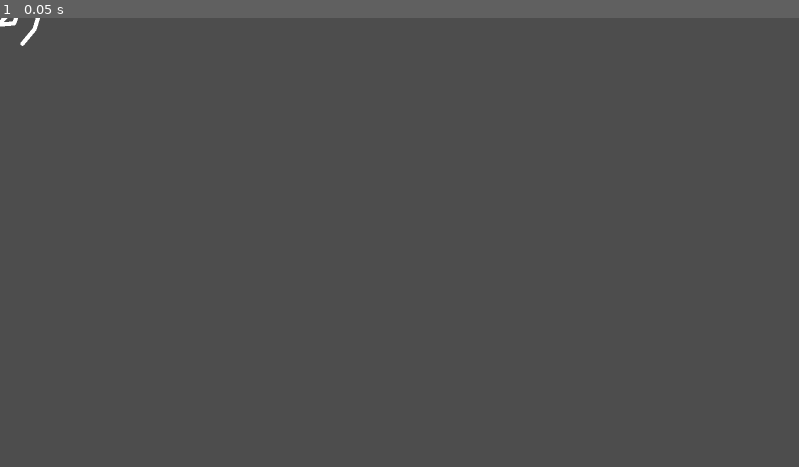
Above: before the commit, frame 1.
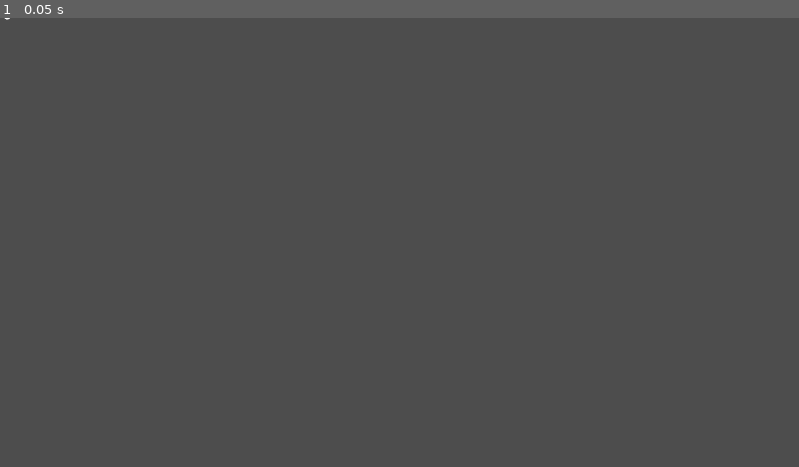
Above: after the commit, the same moment.

Repository: ERR0RW0LF/lines
Game: Godot game, scene res://levels/player.tscn
Two runs of this game, one before a commit and one after it. Both use one fixed random seed, a clock stepped at 60 frames per second and the inputs below.
Inputs:
- Up to frame 1 (0.05 s): no input

The runs differ from the first frame. In frame 1, less than 0.1% of the frame differs, in the area x 0-6%, y 0-7%.

Commit message:
Update player scene with optimized Line2D node for character movement
Signed-off-by: ERR0RW0LF <finn.woma@gmail.com>

Diff:
--- a/levels/player.tscn
+++ b/levels/player.tscn
@@ -5,7 +5,9 @@
 [node name="CharacterBody2D" type="CharacterBody2D" parent="."]
 
 [node name="Line2D" type="Line2D" parent="CharacterBody2D"]
-points = PackedVector2Array(-72, -14, -30, -40, 16, -39, 14, -3, -3, 16, 34, 13, 49, -29, 38, -81, 74, -84, 94, -9, 83, 27, 54, 62)
+points = PackedVector2Array(-72, -14, -30, -40, -9, -53, 14, -3, 18, -1, 24, -7, 38, -54)
 joint_mode = 2
 begin_cap_mode = 2
 end_cap_mode = 2
+
+[node name="AnimationPlayer" type="AnimationPlayer" parent="CharacterBody2D"]
--- a/project.godot
+++ b/project.godot
@@ -20,6 +20,29 @@
 window/size/viewport_width=1920
 window/size/viewport_height=1080
 
+[input]
+
+move_up={
+"deadzone": 0.5,
+"events": [Object(InputEventKey,"resource_local_to_scene":false,"resource_name":"","device":0,"window_id":0,"alt_pressed":false,"shift_pressed":false,"ctrl_pressed":false,"meta_pressed":false,"pressed":false,"keycode":0,"physical_keycode":87,"key_label":0,"unicode":0,"echo":false,"script":null)
+]
+}
+move_down={
+"deadzone": 0.5,
+"events": [Object(InputEventKey,"resource_local_to_scene":false,"resource_name":"","device":-1,"window_id":0,"alt_pressed":false,"shift_pressed":false,"ctrl_pressed":false,"meta_pressed":false,"pressed":false,"keycode":0,"physical_keycode":83,"key_label":0,"unicode":115,"echo":false,"script":null)
+]
+}
+move_left={
+"deadzone": 0.5,
+"events": [Object(InputEventKey,"resource_local_to_scene":false,"resource_name":"","device":-1,"window_id":0,"alt_pressed":false,"shift_pressed":false,"ctrl_pressed":false,"meta_pressed":false,"pressed":false,"keycode":0,"physical_keycode":65,"key_label":0,"unicode":97,"echo":false,"script":null)
+]
+}
+move_right={
+"deadzone": 0.5,
+"events": [Object(InputEventKey,"resource_local_to_scene":false,"resource_name":"","device":-1,"window_id":0,"alt_pressed":false,"shift_pressed":false,"ctrl_pressed":false,"meta_pressed":false,"pressed":false,"keycode":0,"physical_keycode":68,"key_label":0,"unicode":100,"echo":false,"script":null)
+]
+}
+
 [layer_names]
 
 2d_physics/layer_1="Invironment"
